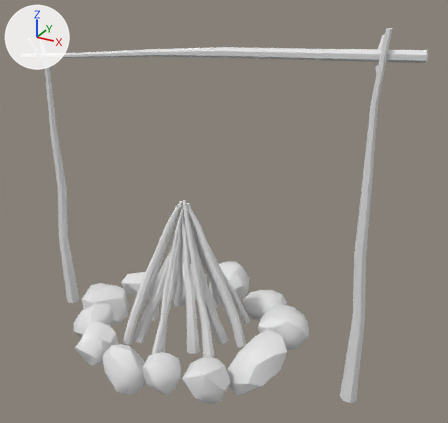
Two versions of the Blender file Content/Environment/Pickupable/Campfire/Meshes/SM_Campfire_01.blend, one commit apart.
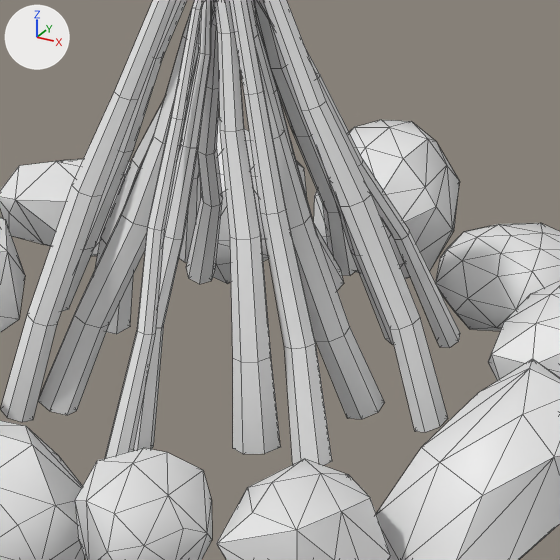
There are two pictures of each version: one whole from a 50 mm camera at (1.211, -1.896, 1.529) aimed at (0.132, 0.067, 0.547), one close up on the part from 27% to 62% of the width and 54% to 91% of the height. The lights are fixed; the arrows at upper left show +X, +Y and +Z. The close-ups show mesh edges as thin lines.

The older version as bpy lines, for what is in view:
```python
me_circle_005 = bpy.data.meshes.new('Circle.005')
me_circle_005.from_pydata(...)  # 1329 vertices, 1793 faces; spans x -1.73..1.32, y -0.74..1.24, z -0.61..2.77
me_circle_005.polygons.foreach_set('use_smooth', [True] * 1793)
# faces by material slot: [1007, 786]
me_circle_005.materials.append(mat_stick)  # white #e7e7e7
me_circle_005.materials.append(mat_stone)  # white #e7e7e7
ob_campfiresmall = bpy.data.objects.new('CampfireSmall', me_circle_005)
ob_campfiresmall.location = (-0.007, -0.004, 0.0)
ob_campfiresmall.rotation_euler = (0.355, 0.185, 0.378)  # degrees (20, 11, 22)
ob_campfiresmall.scale = (0.533, 0.533, 0.501)
```
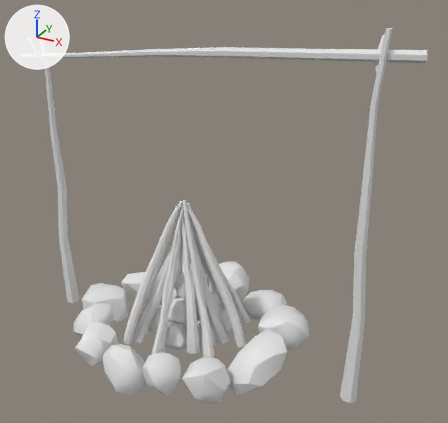
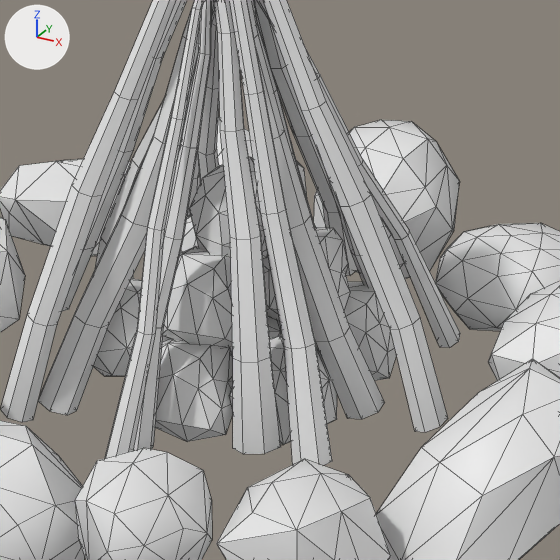
The change, as JSON lines over the scene's bpy script:
```json
{"op": "add", "block": "mat_coal", "code": ["mat_coal = diffuse_material('Coal')", "mat_coal.base_color = (0.8, 0.8, 0.8)  # white #e7e7e7"]}
{"op": "add", "block": "me_icosphere_010", "code": ["me_icosphere_010 = bpy.data.meshes.new('Icosphere.010')", "me_icosphere_010.from_pydata(...)  # 34 vertices, 64 faces; spans x -0.91..1.47, y -1.05..1.03, z -0.06..2.27", "me_icosphere_010.materials.append(mat_coal)  # white #e7e7e7"]}
{"op": "add", "block": "ob_coal_010", "code": ["ob_coal_010 = bpy.data.objects.new('Coal.010', me_icosphere_010)", "ob_coal_010.location = (0.007, 0.034, 0.148)", "ob_coal_010.rotation_euler = (-0.00392, 0.187, 4.182)  # degrees (-0.2, 11, 240)", "ob_coal_010.scale = (0.0523, 0.0515, 0.0506)"]}
{"op": "add", "block": "ob_coal_009", "code": ["ob_coal_009 = bpy.data.objects.new('Coal.009', me_icosphere_010.copy())", "ob_coal_009.location = (-0.046, 0.049, 0.06)", "ob_coal_009.rotation_euler = (-0.00392, 0.187, 4.182)  # degrees (-0.2, 11, 240)", "ob_coal_009.scale = (0.0523, 0.0515, 0.0506)"]}
{"op": "add", "block": "ob_coal_008", "code": ["ob_coal_008 = bpy.data.objects.new('Coal.008', me_icosphere_010.copy())", "ob_coal_008.location = (0.107, 0.056, 0.139)", "ob_coal_008.rotation_euler = (1.802, 0.864, -0.998)  # degrees (103, 50, -57)", "ob_coal_008.scale = (0.0523, 0.0515, 0.0506)"]}
{"op": "add", "block": "ob_coal_007", "code": ["ob_coal_007 = bpy.data.objects.new('Coal.007', me_icosphere_010.copy())", "ob_coal_007.location = (0.028, -0.036, 0.139)", "ob_coal_007.rotation_euler = (1.802, 0.864, -0.998)  # degrees (103, 50, -57)", "ob_coal_007.scale = (0.0523, 0.0515, 0.0506)"]}
{"op": "add", "block": "ob_coal_005", "code": ["ob_coal_005 = bpy.data.objects.new('Coal.005', me_icosphere_010.copy())", "ob_coal_005.location = (0.09, -0.076, -0.019)", "ob_coal_005.rotation_euler = (-0.129, -0.0678, 0.612)  # degrees (-7.4, -3.9, 35)", "ob_coal_005.scale = (0.0523, 0.0515, 0.0506)"]}
{"op": "add", "block": "ob_coal_004", "code": ["ob_coal_004 = bpy.data.objects.new('Coal.004', me_icosphere_010.copy())", "ob_coal_004.location = (-0.093, -0.074, 0.003)", "ob_coal_004.rotation_euler = (-0.141, 0.0405, -3.476)  # degrees (-8.1, 2.3, -199)", "ob_coal_004.scale = (0.0523, 0.0515, 0.0506)"]}
{"op": "add", "block": "ob_coal_003", "code": ["ob_coal_003 = bpy.data.objects.new('Coal.003', me_icosphere_010.copy())", "ob_coal_003.location = (0.152, 0.095, 0.057)", "ob_coal_003.rotation_euler = (1.802, 0.864, -0.998)  # degrees (103, 50, -57)", "ob_coal_003.scale = (0.0523, 0.0515, 0.0506)"]}
{"op": "add", "block": "ob_coal_002", "code": ["ob_coal_002 = bpy.data.objects.new('Coal.002', me_icosphere_010.copy())", "ob_coal_002.location = (0.042, -0.092, 0.057)", "ob_coal_002.rotation_euler = (1.802, 0.864, -0.998)  # degrees (103, 50, -57)", "ob_coal_002.scale = (0.0523, 0.0515, 0.0506)"]}
{"op": "add", "block": "ob_coal_001", "code": ["ob_coal_001 = bpy.data.objects.new('Coal.001', me_icosphere_010.copy())", "ob_coal_001.location = (0.0, 0.016, 0.082)", "ob_coal_001.rotation_euler = (2.825, -0.0643, -0.612)  # degrees (162, -3.7, -35)", "ob_coal_001.scale = (0.0523, 0.0515, 0.0506)"]}
```

Where the change shows, as pixel boxes [x1, y1, x2, y2] in the close-ups (560 x 560 px):
```json
{"object": "Coal.002", "change": "added", "after": [155, 339, 233, 441]}
{"object": "Coal.007", "change": "added", "after": [163, 246, 232, 348]}
{"object": "Coal.003", "change": "added", "after": [315, 282, 396, 380]}
{"object": "Coal.010", "change": "added", "after": [190, 157, 268, 259]}
{"object": "Coal.004", "change": "added", "after": [93, 278, 170, 376]}
{"object": "Coal.005", "change": "added", "after": [229, 336, 337, 445]}
{"object": "Coal.008", "change": "added", "after": [263, 228, 350, 321]}
{"object": "Coal.009", "change": "added", "after": [181, 214, 199, 252]}
{"object": "Coal.001", "change": "added", "after": [230, 316, 283, 357]}
```
